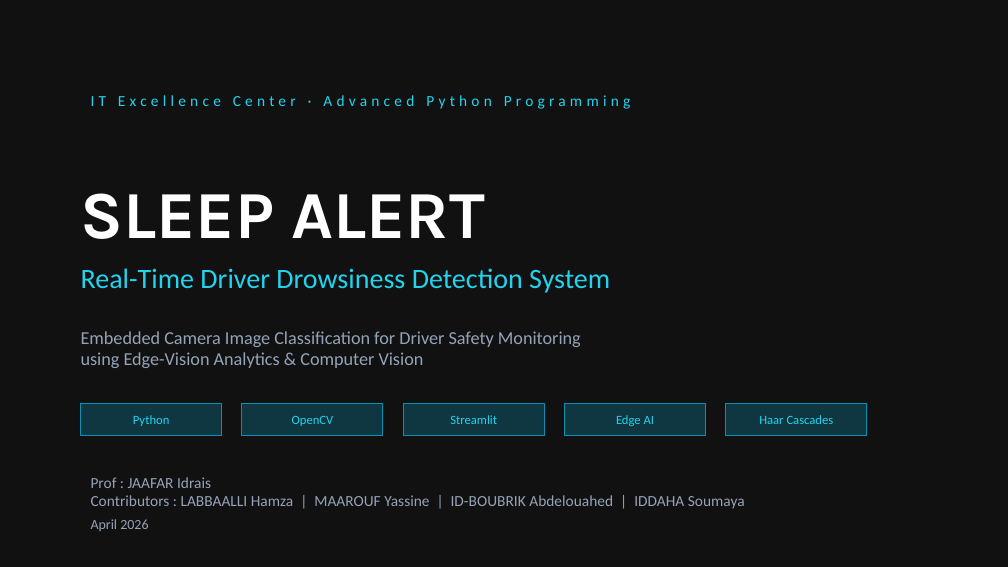
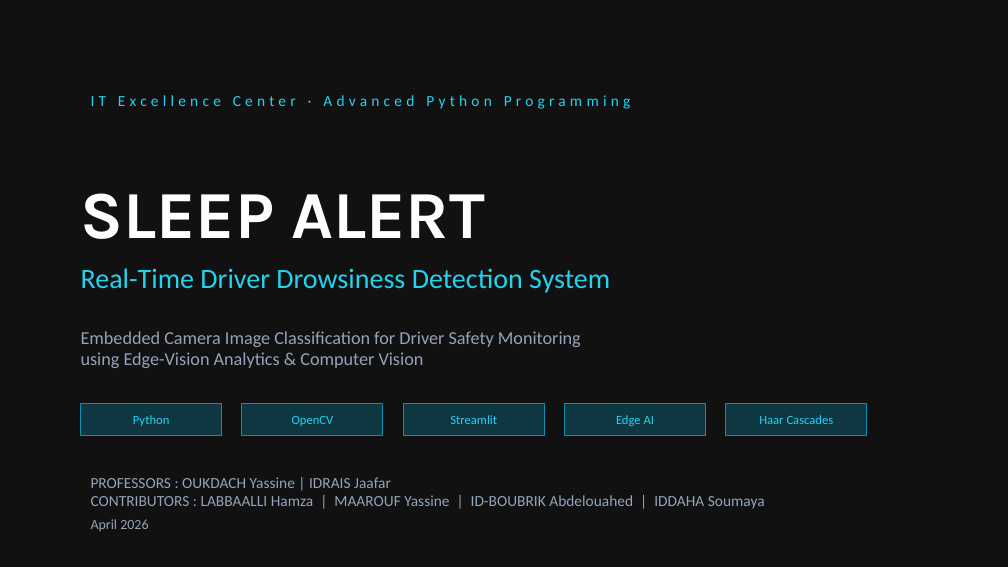
Before and after one commit to najzdev/Sleep-Alert-Car-Camera-Image-Classification-System, a slide deck: slide 1 of Sleep-Alert-Car-Camera-Image-Classification-System.pptx. Drawn at 1008x567 pixels with LibreOffice and Linux fonts; fonts in the diff are those of the drawing; background and template pictures are left out; a plain dark background stands for a picture behind light text. Boxes give left, top, right and bottom in pixels: in the first picture for what was removed or moved away, otherwise in the second. Text is boxed around its words. In the diff, an @@ line names an element or a change of style, - is before the commit and + after.

Commit message:
pptx modifaction

```diff
--- a/Sleep-Alert-Car-Camera-Image-Classification-System.pptx
+++ b/Sleep-Alert-Car-Camera-Image-Classification-System.pptx
@@ text at (x1=91, y1=477, x2=765, y2=509): text changed @@
-Prof : JAAFAR Idrais
-Contributors : LABBAALLI Hamza | MAAROUF Yassine | ID-BOUBRIK Abdelouahed | IDDAHA Soumaya
+PROFESSORS : OUKDACH Yassine | IDRAIS Jaafar
+CONTRIBUTORS : LABBAALLI Hamza | MAAROUF Yassine | ID-BOUBRIK Abdelouahed | IDDAHA Soumaya
```
